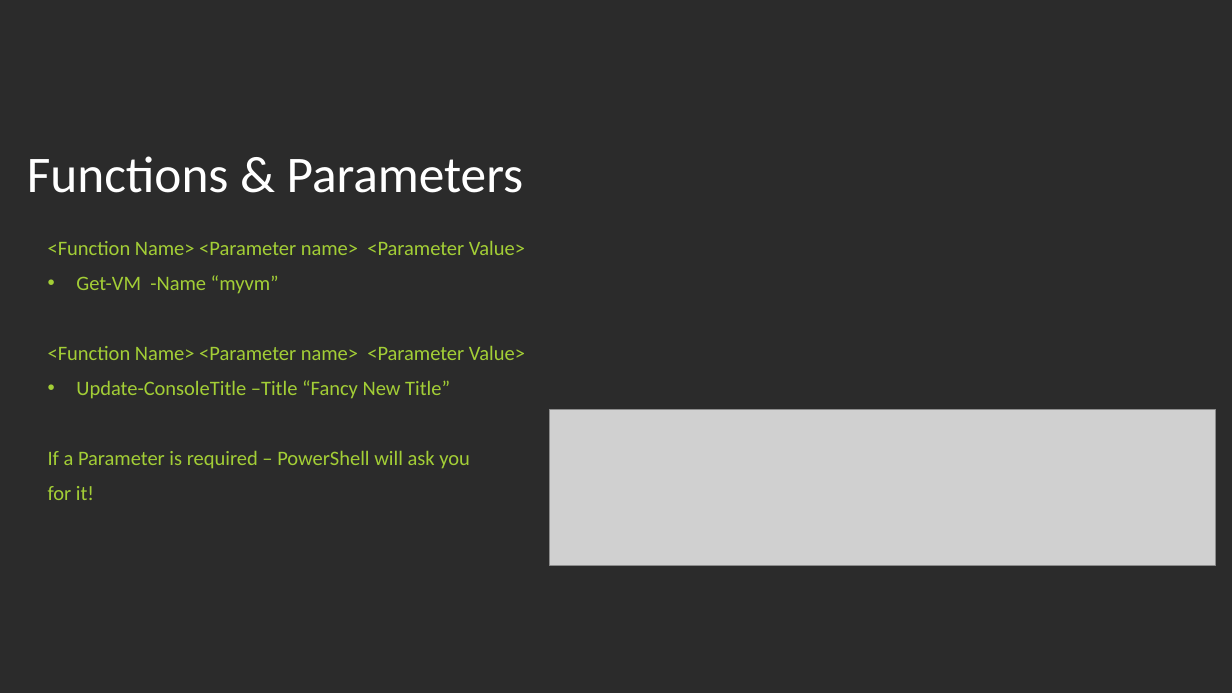
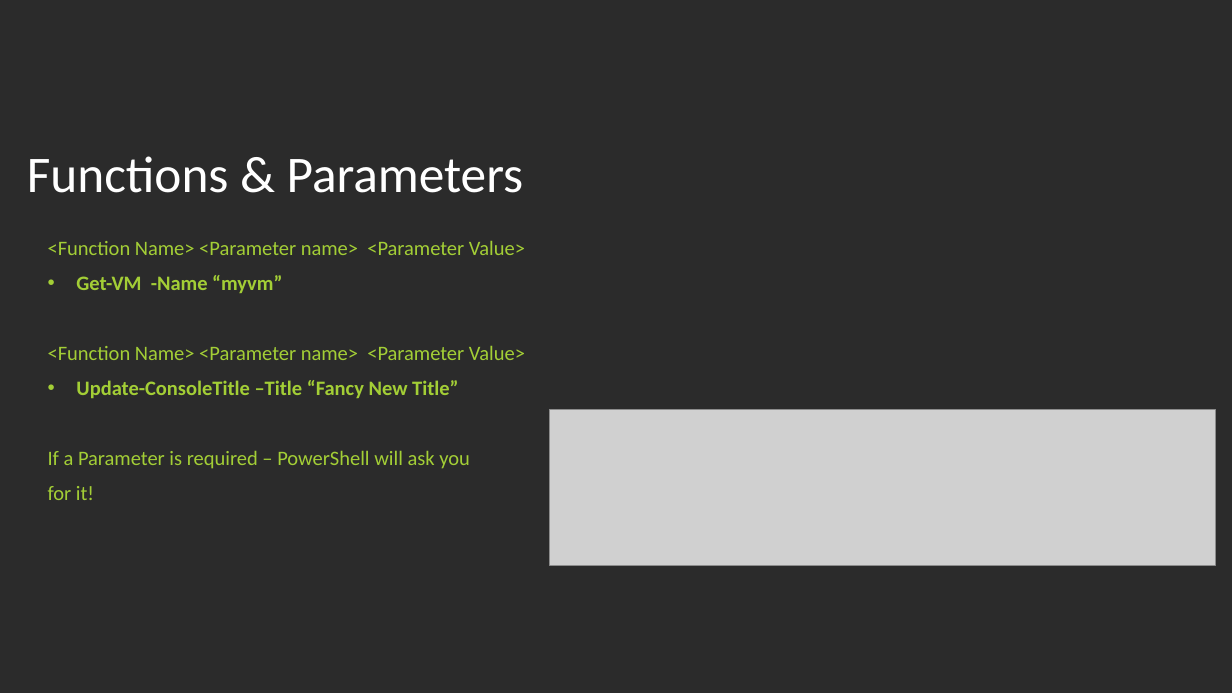
Before and after one commit to jpsider/Invoke-Automation, a slide deck: slide 11 of Powercli/PDX_VMUG_2023/UserCon-PPT-2023.pptx (slide 10 before the commit). Drawn at 1232x693 pixels with LibreOffice and Linux fonts; fonts in the diff are those of the drawing; grey boxes stand for pictures; background and template pictures are left out; a plain dark background stands for a picture behind light text. Boxes give left, top, right and bottom in pixels: in the first picture for what was removed or moved away, otherwise in the second. Text is boxed around its words. In the diff, an @@ line names an element or a change of style, - is before the commit and + after.

```diff
--- a/Powercli/PDX_VMUG_2023/UserCon-PPT-2023.pptx
+++ b/Powercli/PDX_VMUG_2023/UserCon-PPT-2023.pptx
@@ text at (76, 275, 458, 398): bold on in "Get-VM -Name “myvm”", "Update-ConsoleTitle –Title “Fancy New Title”" @@
```
Also in this commit, not shown: 10 other slides changed, 1 slide added, 1 other file.
